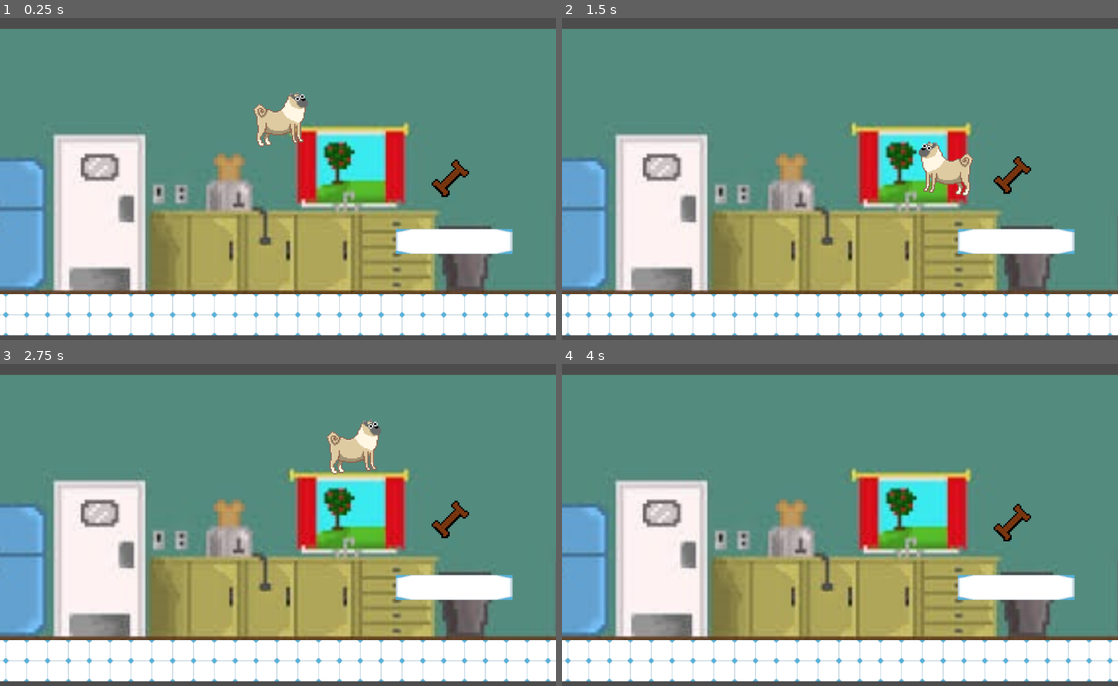
Above: before the commit, frames 1-4 (two rows, left to right).
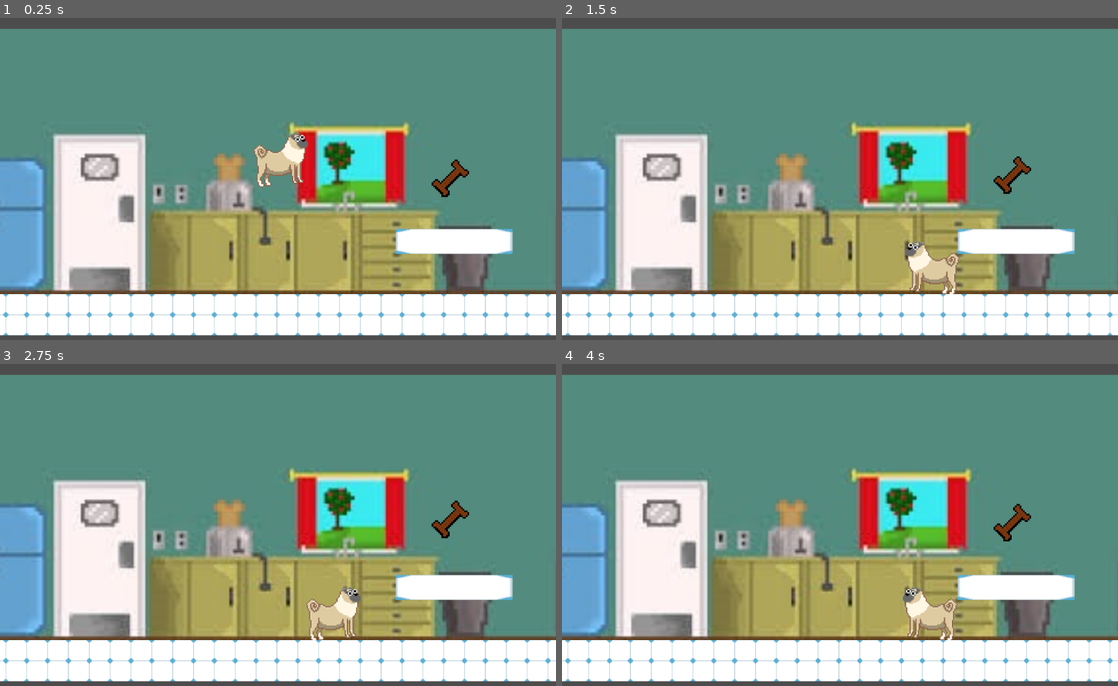
Above: after the commit, the same moments.

Repository: jakeparmstrong/Project-Ted
Game: Godot game, scene res://Levels/Kitchen/Kitchen.tscn
Same seed, same stepped clock (60 frames per second), same inputs: the game is played once before the commit and once after it.
Inputs:
- Up to frame 1 (0.25 s): no input
- Up to frame 2 (1.5 s): hold Right (ui_right) 0.53-1.28 s; hold Space (player_jump) 0.53-1.28 s; hold Left (ui_left) from 1.28 s (still down); tap Space (player_jump) at 1.35 s
- Up to frame 3 (2.75 s): tap Space (player_jump) at 1.52, 1.82 s; release Left (ui_left) at 2.03 s; hold Right (ui_right) from 2.03 s (still down); hold Space (player_jump) from 2.03 s (still down)
- Up to frame 4 (4 s): release Space (player_jump) at 2.78 s; tap Space (player_jump) at 2.85, 3.02, 3.32 s; release Right (ui_right) at 3.53 s; hold Left (ui_left) from 3.53 s (still down); hold Space (player_jump) from 3.53 s (still down)

The runs differ from the first frame. In frame 1, 1.9% of the frame differs, in the area x 45-56%, y 22-53%; in frame 2, 1.9%, in the area x 61-74%, y 38-86%; in frame 3, 1.9%; in frame 4, 0.9%.

Commit message:
EOD commit

Diff:
--- a/Ted/Ted.gd
+++ b/Ted/Ted.gd
@@ -4,8 +4,12 @@
 var velocity = Vector2()
 var walk_speed = 350
 var walk_accel = 1000
-var gravity_scale = 500
-var jump_velocity = 15000
+var gravity_scale = 800
+var jump_velocity = 100
+var jump_impulse = 3000
+var jump_multiplier = 3
+var jump_button_timer = 0
+var allow_jump = true
 
 
 func _ready() -> void:
@@ -28,10 +32,19 @@
 		$AnimatedSprite.set_flip_h(true)
 	else:
 		$AnimatedSprite.set_flip_h(false)
-	if Input.is_action_just_pressed("player_jump"):
-		velocity.y -= jump_velocity
+	if Input.is_action_pressed("player_jump") and jump_button_timer < 0.2 and allow_jump:
+		jump_button_timer += delta
+		velocity.y -= gravity_scale * (jump_multiplier - 1) #add impulse thing?
+		print(velocity)
+	if jump_button_timer > 0.2:
+		allow_jump = false
 
 func _physics_process(delta: float) -> void:
 	velocity.y = gravity_scale
+	if velocity.y == 0: #doesn't work -- check if ted is on floor?
+		allow_jump = true
+		jump_button_timer = 0
+	else:
+		print(velocity.y)
 	get_input(delta)
 	move_and_slide(velocity)
--- a/project.godot
+++ b/project.godot
@@ -17,7 +17,7 @@
 
 config/name="Project Ted"
 run/main_scene="res://Levels/Kitchen/Kitchen.tscn"
-config/icon="res://icon.png"
+config/icon="res://Ted/TedClear.png"
 
 [input]
 
